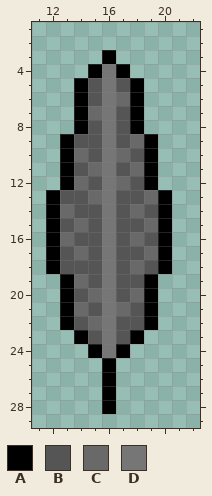
Two states of a pixel-art sprite, FoulFowl/Assets/Sprites/ff_featherProjectile.png. The first picture shows the starting point.
The file is 32x32 pixels. Shown: x 11..22, y 1..29.
Palette (. is transparent): A #000000  B #555555  C #696969  D #767676
Pixels before, first column x 12:
 3 ....A....
 4 ...ADA...
 5 ..ABDBA..
 6 ..ABDCA..
 7 ..ACDBA..
 8 ..ABDBA..
 9 .ABBDBCA.
10 .ACBDCBA.
11 .ABCDBCA.
12 .ACBDCBA.
13 ABBCDBBCA
14 ACBBDBCBA
15 ABCBDBBCA
16 ACBBDBCBA
17 ABCBDBBCA
18 ABBBDBCBA
19 .ACBDBBA.
20 .ABCDBCA.
21 .ACBDCBA.
22 .ABCDBBA.
23 ..ABDBA..
24 ...ADA...
25 ....A....
26 ....A....
27 ....A....
28 ....A....
The result:
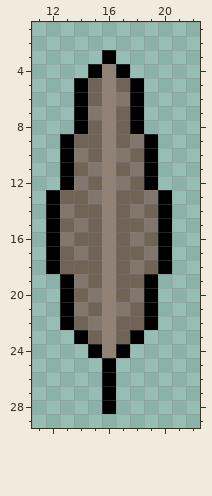
Log entry: feather color and tutorial/time fix
From old to new:
colour B: #555555 -> #726357
colour C: #696969 -> #83766c
colour D: #767676 -> #928276
Boxes around the changes in both pictures, in picture pixels (x1, y1, x2, y2):
changed: (60, 64, 158, 358)
